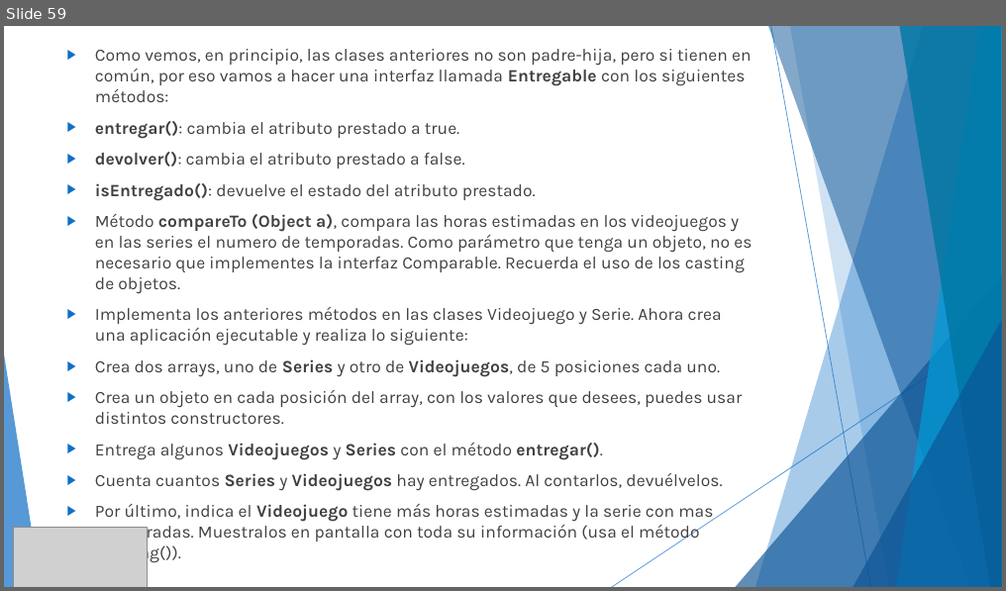
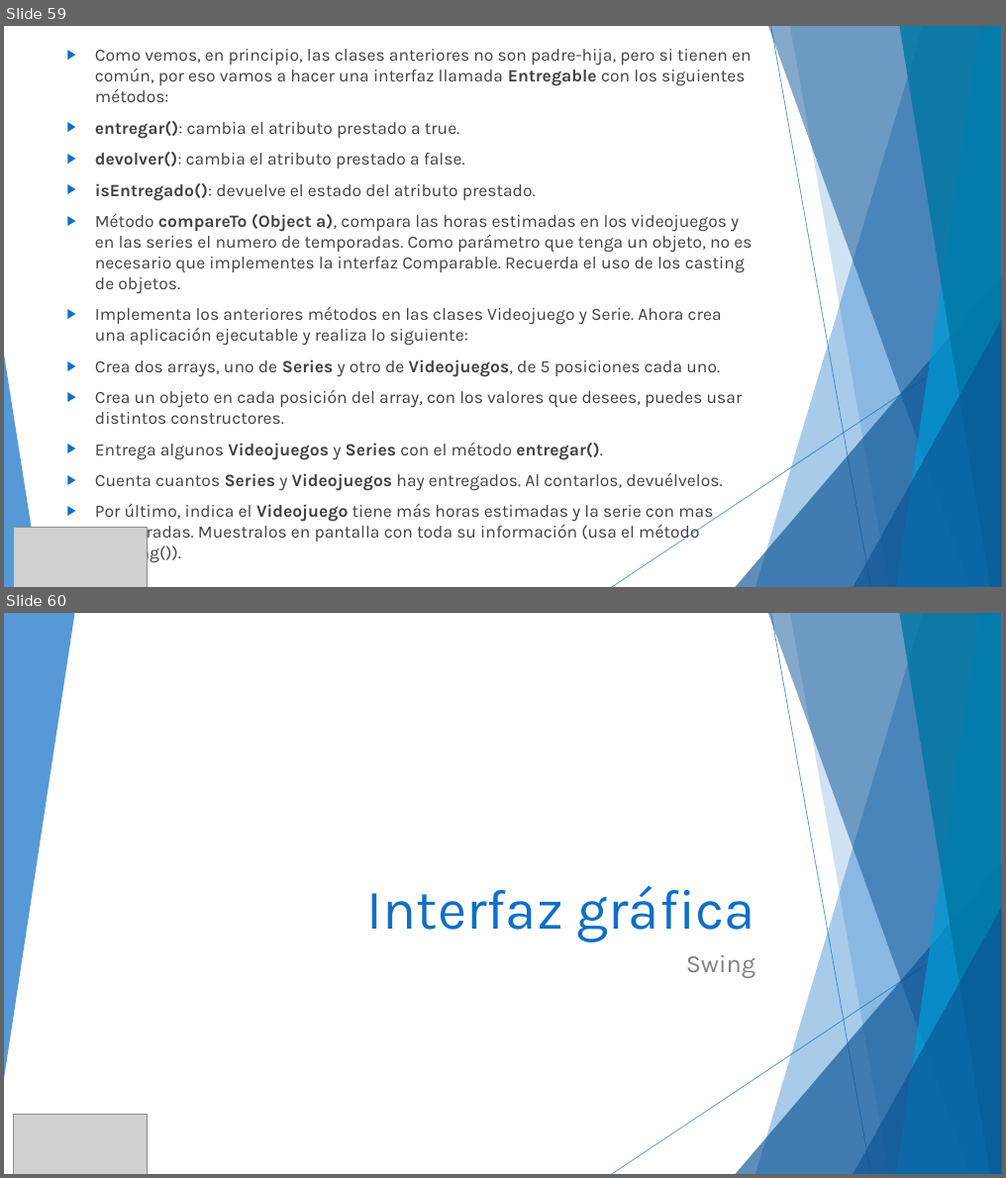
Before and after one commit to MChuil/Java, a slide deck: JAVA.pptx. Shown one above the other, each under a label of ours: slide 59 before the commit, slides 59 and 60 after it. The pictures are 1006x591 and 1006x1178 pixels, drawn with LibreOffice and Linux fonts; fonts in the diff are those of the drawing; grey boxes stand for pictures. Boxes give left, top, right and bottom in pixels: in the first picture for what was removed or moved away, otherwise in the second. Text is boxed around its words. In the diff, an @@ line names an element or a change of style, - is before the commit and + after.

Commit message:
Ejercicios Finales -Swing
Ejercicio de Persona y primer aplicación con interfaz grafica Swing

```diff
--- a/JAVA.pptx
+++ b/JAVA.pptx
@@ slide 60 added at (4, 613, 1002, 1174), background #FFFFFF; not listed: 9 template elements that a slide beside it also shows @@
@@ freeform shape added at (4, 613, 74, 1078), fill #0F6FC6 at 70% opacity @@
@@ title added at (367, 885, 754, 943), 54 pt, text #0F6FC6 @@
+Interfaz gráfica
@@ subtitle added at (686, 956, 755, 978), 24 pt, text #808080 @@
+Swing
@@ picture added at (14, 1115, 147, 1174) @@
```
Also in this commit, not shown: 2 slides changed, 11 other slides added, 1 slide removed, 22 other files.
